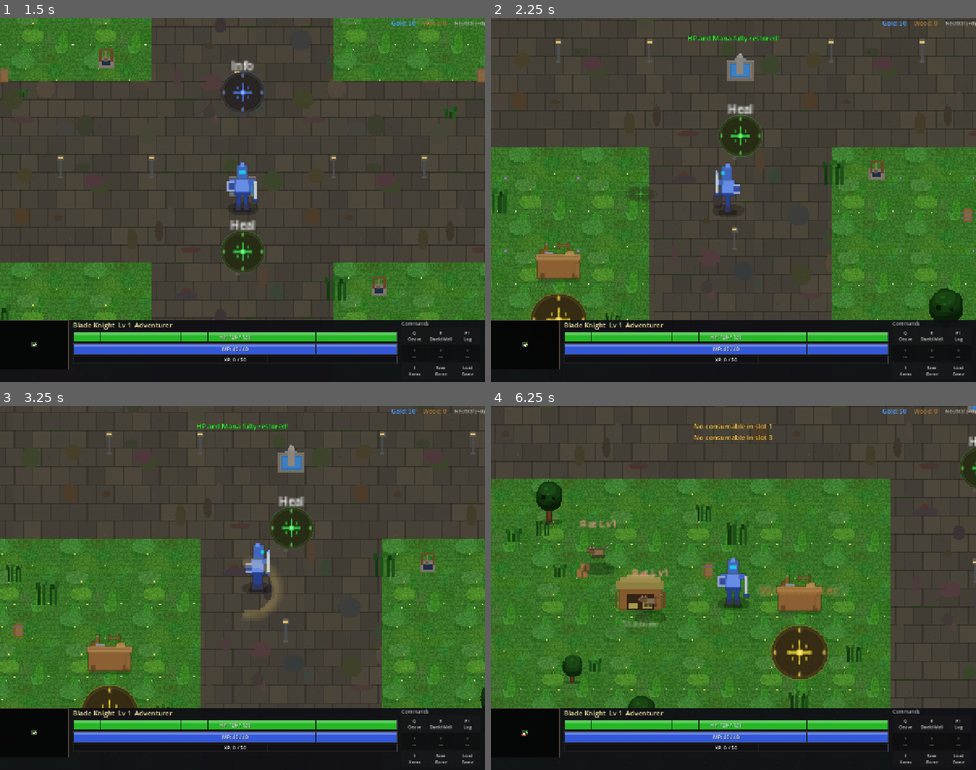
Above: before the commit, frames 1-4 (two rows, left to right).
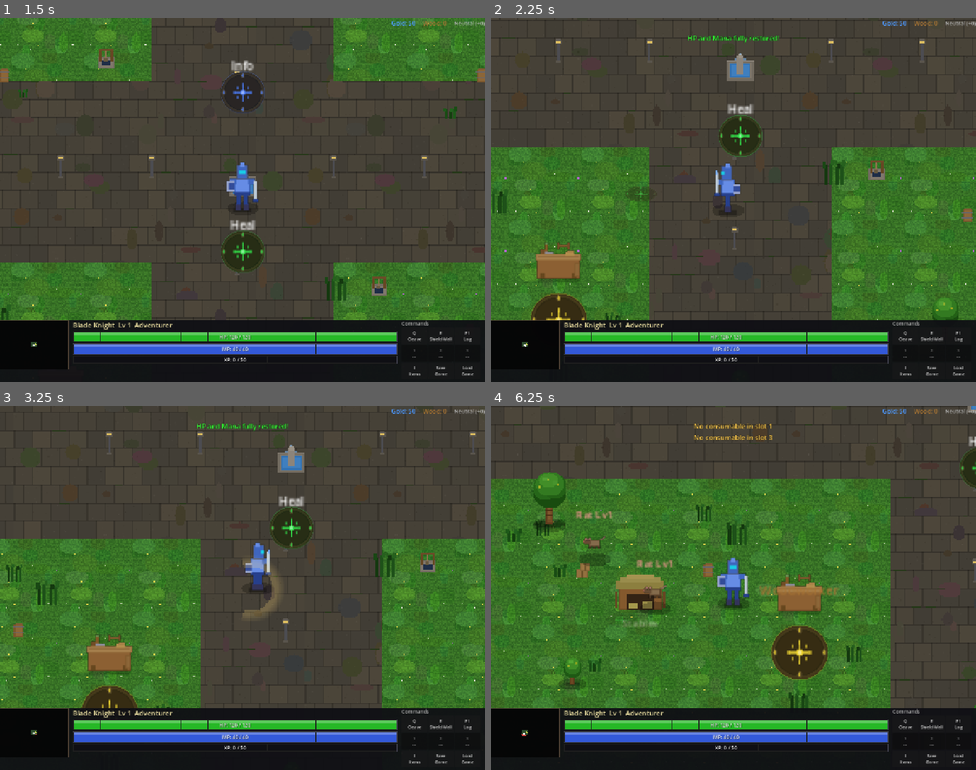
Above: after the commit, the same moments.

Repository: slxny/legends-open-rpg
Game: Godot game, scene res://scenes/main.tscn
The game is run twice, just before and just after one commit, with the same random seed, the same clock (stepped at 60 frames per second) and the same inputs.
Inputs (mouse positions are in pixels of both pictures, inside the frame that each line leads up to):
- Up to frame 1 (1.5 s): click "SELECT" at 0.5 s; tap Enter at 1.25 s; drag from (33, 352) to (242, 258) at 1.27 s
- Up to frame 2 (2.25 s): drag from (636, 218) to (733, 174) at 2.02 s
- Up to frame 3 (3.25 s): move the mouse to (291, 507) at 2.77 s; hold D (move_right) from 2.78 s (still down); hold Space (attack) from 2.78 s (still down)
- Up to frame 4 (6.25 s): release D (move_right) at 3.5 s; release Space (attack) at 3.5 s; drag from (709, 660) to (558, 711) at 3.52 s; move the mouse to (879, 642) at 4.27 s; hold A (move_left) 4.28-5 s; tap 1 at 4.35 s; drag from (588, 533) to (714, 588) at 5.02 s; move the mouse to (578, 664) at 5.77 s; hold S (move_down) from 5.78 s (still down); tap 3 at 5.85 s; click (578, 664) at 5.92 s

Frame 1 is identical in both runs. In frame 2, 0.5% of the frame differs, in the area x 90-98%, y 74-83%; in frame 3, less than 0.1%; in frame 4, 2.3%, in the area x 6-100%, y 18-91%.

Commit message:
Make all trees harvestable — no decorative-only trees remain
Converted _add_tree() and _add_town_tree() in havens_rest.gd to spawn
HarvestableTree instances instead of plain Sprite2D decorations. Border
trees, interior cluster trees, and town trees are now all choppable for
wood. Decorative tree_jungle maps to MEDIUM, tree_small maps to SMALL.

https://claude.ai/code/session_015hEkegaHoTC1zNxVpKJ9P5

Diff:
--- a/scenes/world/regions/havens_rest.gd
+++ b/scenes/world/regions/havens_rest.gd
@@ -487,38 +487,16 @@
 	parent.add_child(label)
 
 func _add_town_tree(parent: Node2D, pos: Vector2) -> void:
-	var spr = Sprite2D.new()
-	spr.position = pos
-	spr.texture_filter = CanvasItem.TEXTURE_FILTER_NEAREST
-	# Mix of small and large trees
+	# Town trees are harvestable too — mix of small and medium
+	var tree = HarvestableTree.new()
 	if randf() > 0.4:
-		spr.texture = SpriteGenerator.get_texture("tree_small")
-		spr.offset = Vector2(0, -14)
+		tree.setup(HarvestableTree.TreeSize.SMALL)
 	else:
-		spr.texture = SpriteGenerator.get_texture("tree_jungle")
-		spr.offset = Vector2(0, -24)
+		tree.setup(HarvestableTree.TreeSize.MEDIUM)
+	tree.position = pos
 	var s = randf_range(0.7, 1.1)
-	spr.scale = Vector2(s, s)
-	var v = randf_range(-0.04, 0.04)
-	spr.modulate = Color(1.0 + v, 1.0 + v * 0.5, 1.0 + v)
-	spr.z_index = 0
-	parent.add_child(spr)
-	# Wind sway — gentle rotation + scale X oscillation, randomized per tree
-	var base_sx = spr.scale.x
-	var base_sy = spr.scale.y
-	var sway_deg = randf_range(1.5, 3.5)
-	var sway_rad = deg_to_rad(sway_deg)
-	var phase_dur = randf_range(1.8, 3.2)
-	var wind_tween = spr.create_tween().set_loops()
-	# Lean right
-	wind_tween.tween_property(spr, "rotation", sway_rad, phase_dur).set_trans(Tween.TRANS_SINE).set_ease(Tween.EASE_IN_OUT)
-	wind_tween.parallel().tween_property(spr, "scale", Vector2(base_sx * 1.03, base_sy * 0.98), phase_dur).set_trans(Tween.TRANS_SINE).set_ease(Tween.EASE_IN_OUT)
-	# Lean left
-	wind_tween.tween_property(spr, "rotation", -sway_rad * 0.7, phase_dur * 0.9).set_trans(Tween.TRANS_SINE).set_ease(Tween.EASE_IN_OUT)
-	wind_tween.parallel().tween_property(spr, "scale", Vector2(base_sx * 0.97, base_sy * 1.02), phase_dur * 0.9).set_trans(Tween.TRANS_SINE).set_ease(Tween.EASE_IN_OUT)
-	# Settle back through center
-	wind_tween.tween_property(spr, "rotation", sway_rad * 0.3, phase_dur * 0.5).set_trans(Tween.TRANS_SINE).set_ease(Tween.EASE_IN_OUT)
-	wind_tween.parallel().tween_property(spr, "scale", Vector2(base_sx, base_sy), phase_dur * 0.5).set_trans(Tween.TRANS_SINE).set_ease(Tween.EASE_IN_OUT)
+	tree.scale = Vector2(s, s)
+	parent.add_child(tree)
 
 func _add_wall_torch(parent: Node2D, pos: Vector2) -> void:
 	var spr = Sprite2D.new()
@@ -909,22 +887,16 @@
 # ============================================================
 
 func _add_tree(parent: Node2D, pos: Vector2) -> void:
-	var tree_sprite = Sprite2D.new()
-	tree_sprite.position = pos
-	tree_sprite.texture_filter = CanvasItem.TEXTURE_FILTER_NEAREST
+	# All trees are harvestable — map old deco types to harvest sizes
+	var tree = HarvestableTree.new()
 	if randf() > 0.35:
-		tree_sprite.texture = SpriteGenerator.get_texture("tree_jungle")
-		tree_sprite.offset = Vector2(0, -24)
+		tree.setup(HarvestableTree.TreeSize.MEDIUM)
 	else:
-		tree_sprite.texture = SpriteGenerator.get_texture("tree_small")
-		tree_sprite.offset = Vector2(0, -14)
+		tree.setup(HarvestableTree.TreeSize.SMALL)
+	tree.position = pos
 	var s = randf_range(0.8, 1.4)
-	tree_sprite.scale = Vector2(s, s)
-	# Slight color variation for depth
-	var v = randf_range(-0.05, 0.05)
-	tree_sprite.modulate = Color(1.0 + v, 1.0 + v * 0.5, 1.0 + v)
-	tree_sprite.z_index = 0
-	parent.add_child(tree_sprite)
+	tree.scale = Vector2(s, s)
+	parent.add_child(tree)
 
 func _add_rock(parent: Node2D, pos: Vector2) -> void:
 	var rock_sprite = Sprite2D.new()
